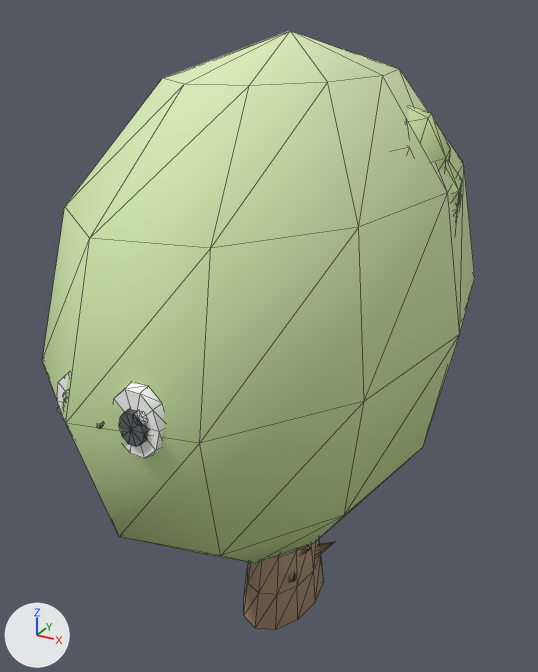
What one commit did to the glTF model web-forest/public/model/species/broussonetia-papyrifera.glb.
The view is the same before and after, from a camera (50 mm lens) standing at (0.572, -1.109, 1.152) and looking at (-0.041, 0.006, 0.595). Lighting does not change. The marker at lower left points along +X, +Y and +Z. The picture after the commit comes second. Mesh edges are drawn as thin lines. Vertices at exactly the same position are counted once.

Objects in the first picture: 'p14', 'trunk' and 4 more.
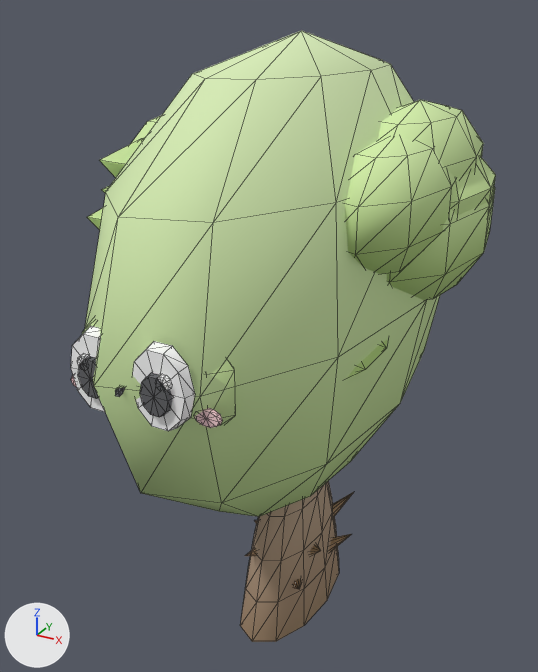
ob_body is not drawn itself; it is the parent of ob_trunk, ob_p0, ob_p1, ob_p2, ob_p3, ob_p5, ob_p6, ob_p7.

Location of each change, (x1, y1, x2, y2) in pixels of the pictures (538 x 672 px; the box of a moved part takes in the faces that stretch with it):
'trunk', reshaped, moved, rescaled (15% narrower): before (42, 31, 475, 630); after (71, 30, 440, 642)
'p12', moved, rescaled (not visible before): after (345, 137, 456, 274)
'p6', moved, rescaled (mostly hidden before): before (453, 194, 462, 225); after (87, 187, 495, 300)
'p14', moved, rescaled: before (407, 107, 451, 172); after (99, 100, 483, 178)
'p10', moved, rescaled: before (445, 161, 462, 207); after (102, 156, 496, 215)
'p0', moved, rescaled (mostly hidden): before (288, 542, 334, 582); after (293, 534, 351, 589)
'p5', moved, rescaled (not visible before): after (347, 339, 388, 379)
'p2', moved, rescaled (mostly hidden): before (301, 546, 311, 554); after (310, 492, 354, 555)
'p15', moved, rescaled (not visible before): after (131, 116, 161, 144)
'p3', moved, rescaled (not visible before): after (245, 520, 257, 556)
part 1 of me_mesh_0, moved or reshaped: before (244, 539, 324, 630); after (240, 481, 339, 642)
part 2 of me_mesh_0, moved or reshaped: before (42, 31, 475, 563); after (85, 30, 440, 517)
part 3 of me_mesh_0, moved or reshaped (not visible before): after (82, 319, 236, 423)
part 4 of me_mesh_0, moved or reshaped: before (114, 384, 165, 458); after (133, 341, 195, 431)
part 5 of me_mesh_0, moved or reshaped: before (119, 408, 148, 447); after (140, 373, 173, 417)
part 6 of me_mesh_0, moved or reshaped: before (135, 411, 147, 425); after (158, 374, 172, 391)
part 7 of me_mesh_0, moved or reshaped (not visible before): after (195, 408, 223, 428)
part 8 of me_mesh_0, moved or reshaped (mostly hidden before): before (57, 373, 70, 423); after (71, 326, 105, 412)
part 9 of me_mesh_0, moved or reshaped (not visible before): after (78, 356, 99, 399)
part 10 of me_mesh_0, moved or reshaped: before (63, 391, 67, 399); after (77, 353, 88, 366)
part 11 of me_mesh_0, moved or reshaped (not visible before): after (115, 388, 125, 397)

The edits, one by one:
me_mesh_0 is used by ob_trunk; parent ob_body; location (0.0, 0.0, 0.0).
me_mesh_0 had 375 vertices, 702 faces and spanned x -0.364..0.38, y -0.376..0.376, z 0.0..1.0.
me_mesh_0 now has 375 vertices, 702 faces and spans x -0.252..0.262, y -0.26..0.26, z 0.0..1.0.
me_mesh_0 part 1: the loose piece of 62 vertices spanning x -0.09..0.09, y -0.09..0.09, z 0.0..0.291 is scaled about its middle by (1, 1, 1.06), then moved by (0.0, 0.0, 0.009).
me_mesh_0 part 2: the loose piece of 57 vertices spanning x -0.364..0.38, y -0.376..0.376, z 0.196..1.0 is scaled about its middle by (0.691, 0.691, 0.905), then moved by (-0.002, 0.0, 0.038).
me_mesh_0 part 3: the loose piece of 42 vertices spanning x -0.136..0.136, y -0.346..-0.286, z 0.518..0.678 is scaled about its middle by (0.998, 0.787, 1.17), then moved by (0.0, 0.099, 0.031).
me_mesh_0 part 4: the loose piece of 22 vertices spanning x 0.007..0.104, y -0.357..-0.346, z 0.563..0.652 is scaled about its middle by (0.997, 0.787, 1.17), then moved by (0.0, 0.107, 0.033).
me_mesh_0 part 5: the loose piece of 22 vertices spanning x 0.03..0.08, y -0.363..-0.355, z 0.582..0.626 is scaled about its middle by (0.997, 0.787, 1.17), then moved by (0.0, 0.109, 0.033).
me_mesh_0 part 6: the loose piece of 22 vertices spanning x 0.057..0.08, y -0.361..-0.357, z 0.611..0.627 is scaled about its middle by (0.997, 0.787, 1.17), then moved by (0.0, 0.109, 0.035).
me_mesh_0 part 7: the loose piece of 22 vertices spanning x 0.091..0.135, y -0.339..-0.335, z 0.569..0.587 is scaled about its middle by (0.998, 0.787, 1.17), then moved by (0.0, 0.104, 0.028).
me_mesh_0 part 8: the loose piece of 22 vertices spanning x -0.104..-0.007, y -0.357..-0.346, z 0.563..0.652 is scaled about its middle by (0.997, 0.787, 1.17), then moved by (0.0, 0.107, 0.033).
me_mesh_0 part 9: the loose piece of 22 vertices spanning x -0.08..-0.03, y -0.363..-0.355, z 0.582..0.626 is scaled about its middle by (0.997, 0.787, 1.17), then moved by (0.0, 0.109, 0.033).
me_mesh_0 part 10: the loose piece of 22 vertices spanning x -0.08..-0.057, y -0.361..-0.357, z 0.611..0.627 is scaled about its middle by (0.997, 0.787, 1.17), then moved by (0.0, 0.109, 0.035).
me_mesh_0 part 11: the loose piece of 38 vertices spanning x -0.007..0.007, y -0.368..-0.335, z 0.598..0.609 is scaled about its middle by (0.997, 0.787, 1.17), then moved by (0.0, 0.107, 0.032).
Other edits to the shape of me_mesh_0 do not show in these pictures.
Object 'body' (ob_body) moves from (-0.00637, 0.0111, 0.0) to (0.00505, 0.0279, 0.0).
Object 'body' (ob_body) is rescaled from (0.829, 1.39, 1.12) to (0.916, 1.94, 1.12).
